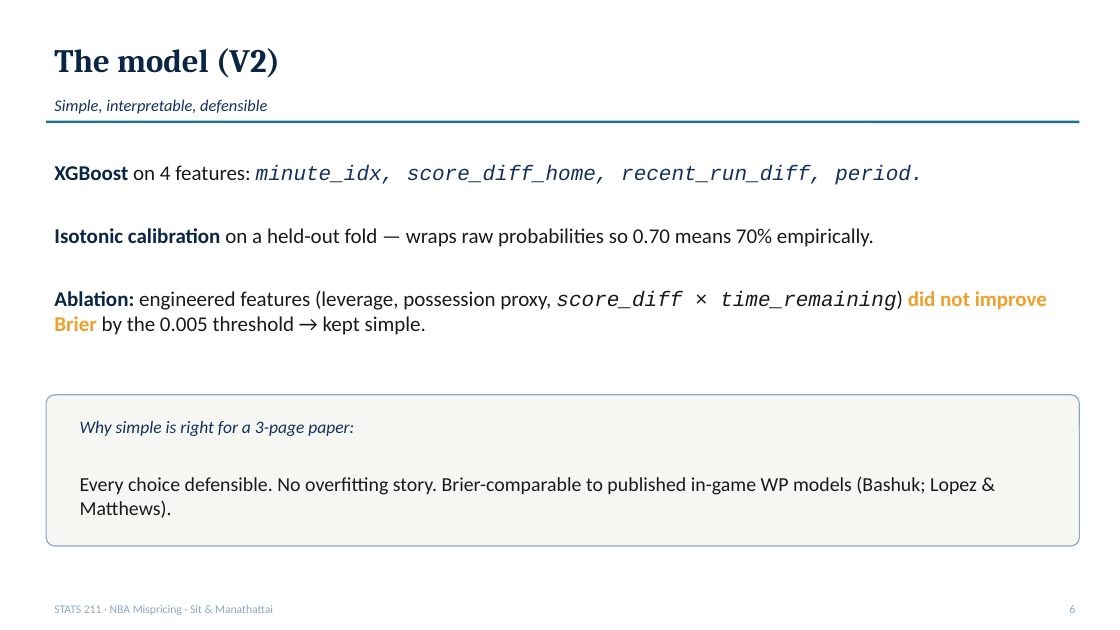
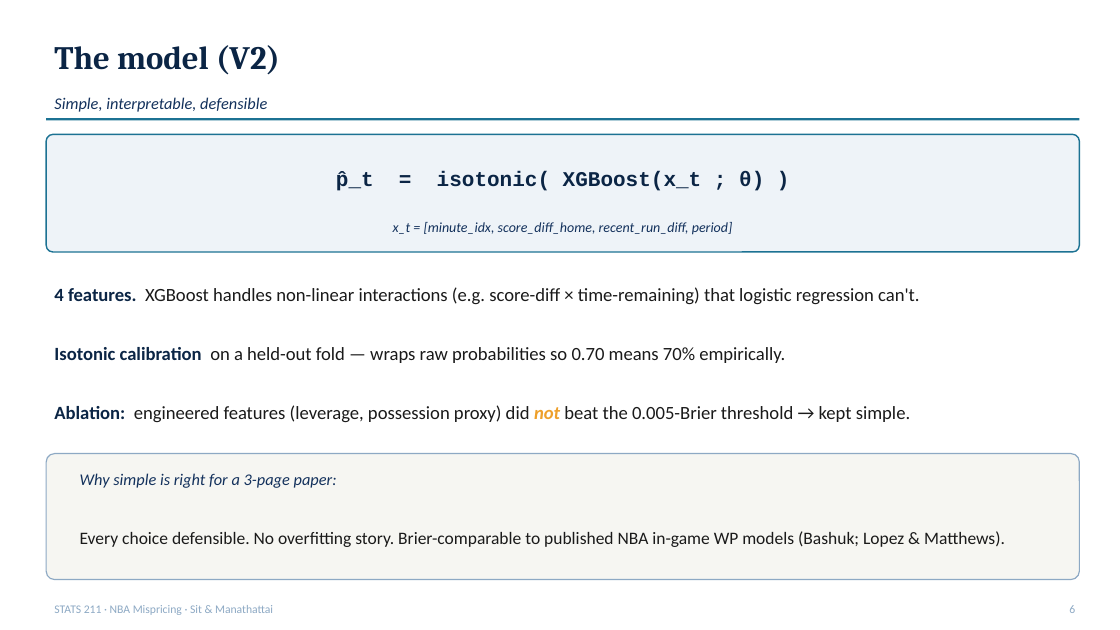
Before and after one commit to ivan-sit/live-nba-market-mispricing-detection, a slide deck: slide 6 of slides/final_deck.pptx. Drawn at 1120x630 pixels with LibreOffice and Linux fonts; fonts in the diff are those of the drawing. Boxes give left, top, right and bottom in pixels: in the first picture for what was removed or moved away, otherwise in the second. Text is boxed around its words. In the diff, an @@ line names an element or a change of style, - is before the commit and + after.

Commit message:
Deck: real PNG figures + formula boxes (replace placeholders)
- scripts/generate_slide_figures.py: matplotlib renderer for all deck PNGs in the
  project palette (NAVY/DEEP/TEAL/SKY/CREAM/ACCENT/INK)
- slides/figures/ (all new):
  · reliability_v2.png      — V2 reliability diagram on 2024-25 (Brier 0.149, ECE 0.008)
  · v5_shifts.png           — H1 / H4 bar chart with 95% CI error bars
  · pilot_roi.png           — SAS@OKC model vs baselines ROI bars
  · liquidity_sample.png    — paired bars: liquid sportsbook vs stale Kalshi
  · pipeline_flow.png       — system flowchart (PBP/odds -> p_hat / p_market -> edge -> backtest)
- slides/build.js: embed all 5 PNGs at the right slides; add prominent formula
  boxes for V2 (p_hat = isotonic(XGB(x))), V5 shift (delta p over 60s), backtest
  (edge, de-vig, Kelly), and V3 Halawi-aggregate
- slides/final_deck.pptx: regenerated (658 KB) with figures + formulas embedded

```diff
--- a/slides/final_deck.pptx
+++ b/slides/final_deck.pptx
@@ rounded rectangle added at box(46, 134, 1080, 252), fill #EEF3F8, outline #1C7293 1.2 pt @@
@@ text added at box(336, 171, 764, 193), 18 pt, text #0B2545, bold @@
+p̂_t = isotonic( XGBoost(x_t ; θ) )
@@ text at box(393, 222, 733, 235): text changed; size 18 to 12 pt; font Courier New to Calibri @@
-XGBoost on 4 features: minute_idx, score_diff_home, recent_run_diff, period.
+x_t = [minute_idx, score_diff_home, recent_run_diff, period]
@@ text added at box(54, 287, 919, 304), 16 pt, text #1A1A1A @@
+4 features. XGBoost handles non-linear interactions (e.g. score-diff × time-remaining) that logistic regression can't.
@@ text "Isotonic calibration on a held-out ...": place and size @@
-text "Isotonic calibration on a held-out ..." at box(54, 228, 874, 247)
+text "Isotonic calibration on a held-out ..." at box(54, 347, 785, 363)
@@ text "Isotonic calibration on a held-out ..." at box(54, 347, 785, 363): size 18 to 16 pt @@
@@ text at box(54, 405, 910, 422): text changed; size 18 to 16 pt @@
-Ablation: engineered features (leverage, possession proxy, score_diff × time_remaining) did not improve Brier by the 0.005 threshold → kept simple.
+Ablation: engineered features (leverage, possession proxy) did not beat the 0.005-Brier threshold → kept simple.
@@ rounded rectangle: place and size @@
-rounded rectangle at box(46, 395, 1080, 546)
+rounded rectangle at box(46, 454, 1080, 580)
@@ rounded rectangle at box(46, 454, 1080, 580): proportions changed @@
@@ text "Why simple is right for ...": place and size @@
-text "Why simple is right for ..." at box(80, 421, 354, 436)
+text "Why simple is right for ..." at box(80, 473, 337, 488)
@@ text "Why simple is right for ..." at box(80, 473, 337, 488): size 15 to 14 pt @@
@@ text at box(80, 531, 1005, 547): text changed; size 17 to 15 pt @@
-Every choice defensible. No overfitting story. Brier-comparable to published in-game WP models (Bashuk; Lopez & Matthews).
+Every choice defensible. No overfitting story. Brier-comparable to published NBA in-game WP models (Bashuk; Lopez & Matthews).
```
Also in this commit, not shown: 12 other slides changed, 7 other files.
